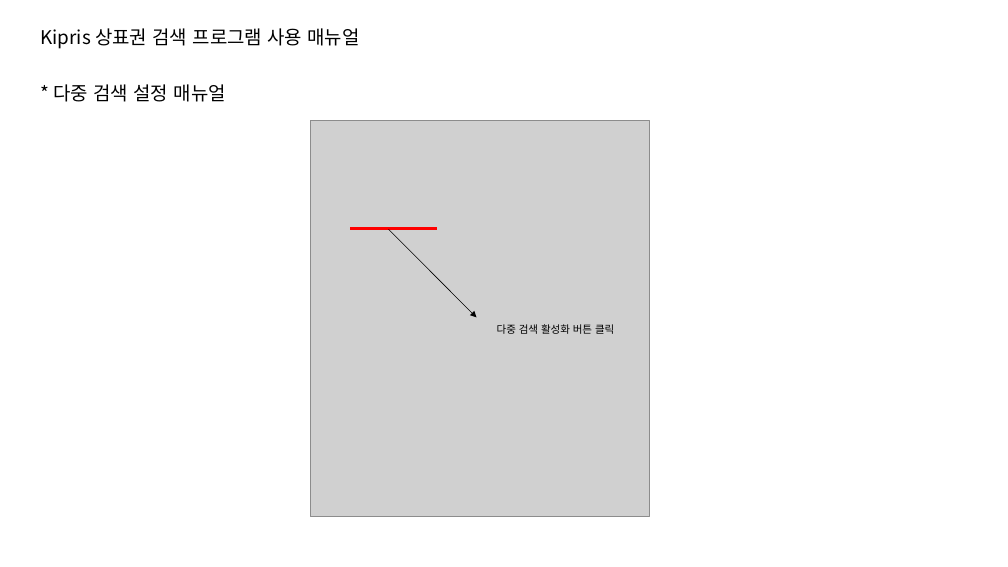
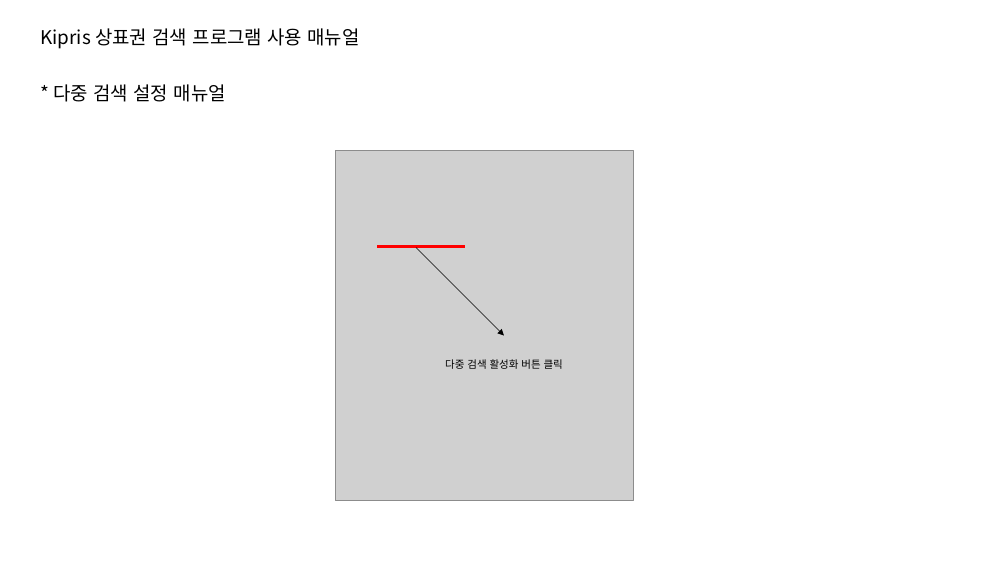
Before and after one commit to TomLee9903/TomLee9903, a slide deck: slide 3 of ScratchingKipris/사용매뉴얼.pptx. Drawn at 1008x567 pixels with LibreOffice and Linux fonts; fonts in the diff are those of the drawing; grey boxes stand for pictures. Boxes give left, top, right and bottom in pixels: in the first picture for what was removed or moved away, otherwise in the second. Text is boxed around its words. In the diff, an @@ line names an element or a change of style, - is before the commit and + after.

```diff
--- a/ScratchingKipris/사용매뉴얼.pptx
+++ b/ScratchingKipris/사용매뉴얼.pptx
@@ picture resized from (x1=310, y1=120, x2=650, y2=516) to (x1=335, y1=150, x2=633, y2=501) @@
@@ line moved from (350, 228) - (437, 228) to (377, 247) - (465, 247) @@
@@ arrow moved from (389, 229) - (476, 318) to (416, 247) - (504, 336) @@
@@ text "다중 검색 활성화 버튼 클릭" moved from (x1=497, y1=324, x2=614, y2=334) to (x1=445, y1=359, x2=563, y2=369) @@
```
Also in this commit, not shown: 4 other slides changed, 4 slides added, 4 other files.
